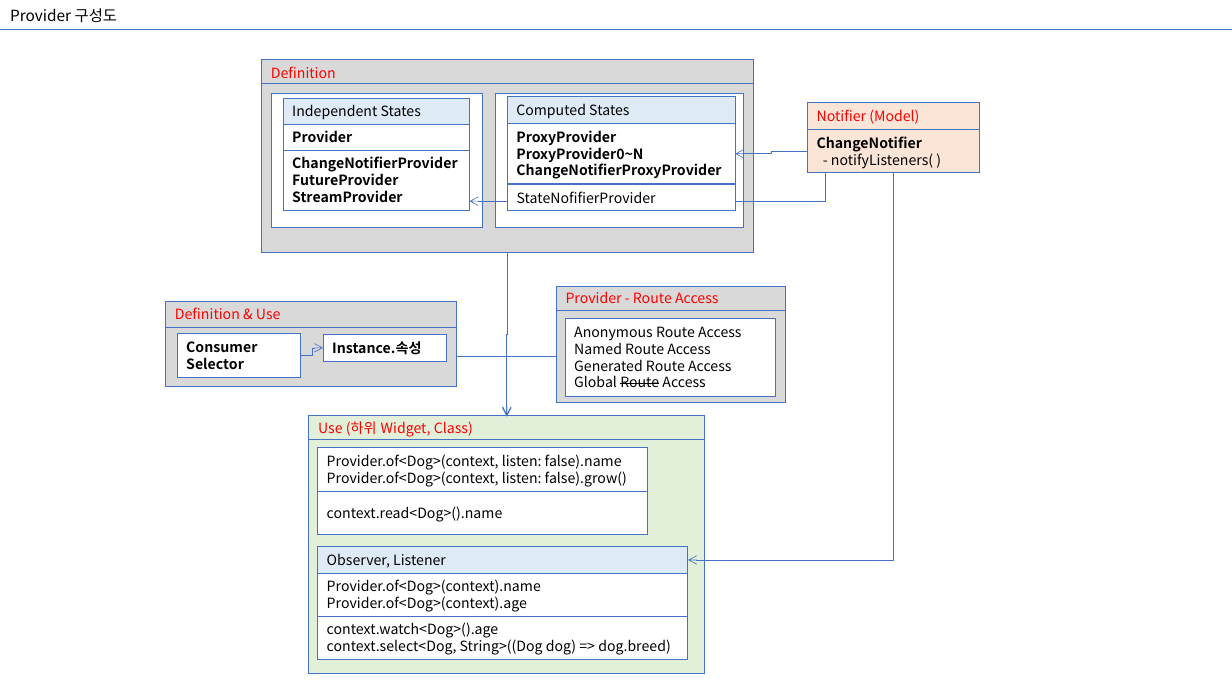
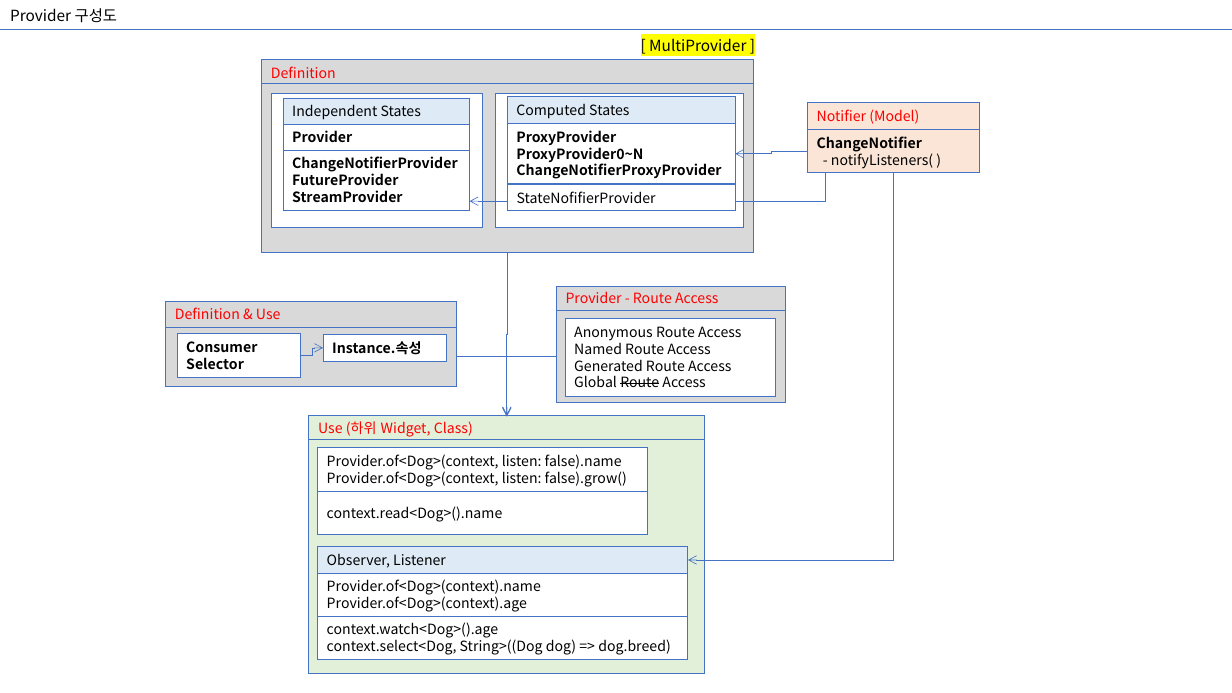
Before and after one commit to farmerkyh/flutter_pattern, a slide deck: slide 1 of README_Provider 통합.pptx. Drawn at 1232x693 pixels with LibreOffice and Linux fonts; fonts in the diff are those of the drawing. Boxes give left, top, right and bottom in pixels: in the first picture for what was removed or moved away, otherwise in the second. Text is boxed around its words. In the diff, an @@ line names an element or a change of style, - is before the commit and + after.

```diff
--- a/README_Provider 통합.pptx
+++ b/README_Provider 통합.pptx
@@ text added at [649,38,746,51], 12 pt, text #000000 @@
+[ MultiProvider ]
```
